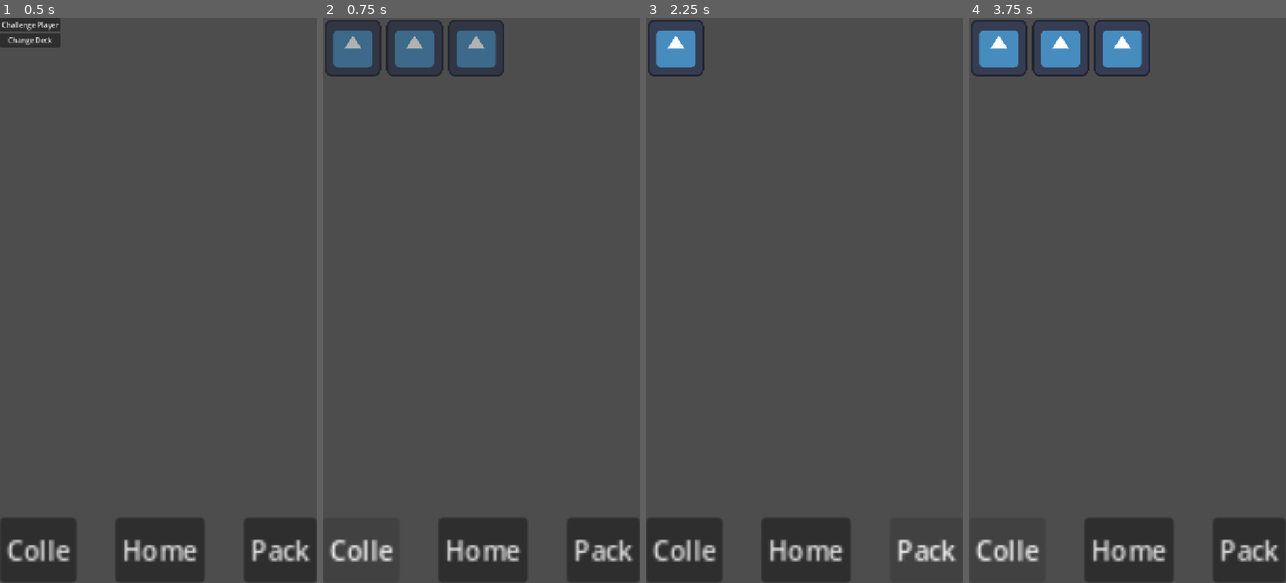
Above: before the commit, frames 1-4 (left to right).
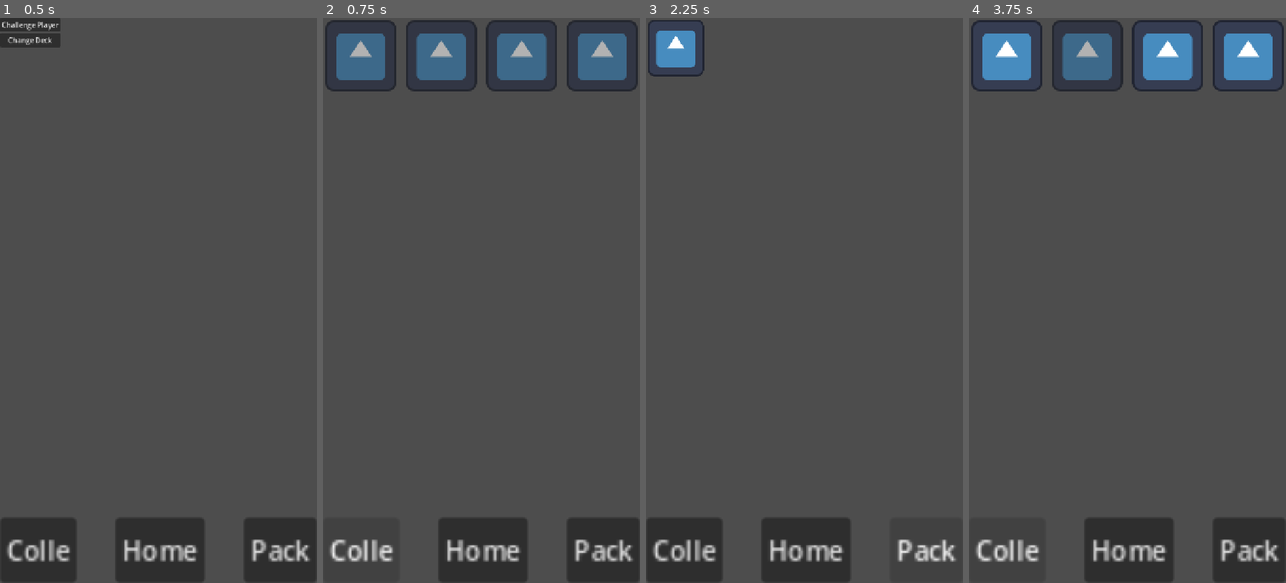
Above: after the commit, the same moments.

Repository: Simon-Kahre/nTCG
Game: Godot game, scene res://scenes/testingEnv.tscn
The game is run twice, just before and just after one commit, with the same random seed, the same clock (stepped at 60 frames per second) and the same inputs.
Inputs (mouse positions are in pixels of both pictures, inside the frame that each line leads up to):
- Up to frame 1 (0.5 s): no input
- Up to frame 2 (0.75 s): click "Colle" at 0.5 s
- Up to frame 3 (2.25 s): click "Home" at 1.25 s; click "Pack" at 2 s
- Up to frame 4 (3.75 s): click (997, 46) at 2.75 s; click "Colle" at 3.5 s

Frame 1 is identical in both runs. In frame 2, 9.3% of the frame differs, in the area x 0-100%, y 0-13%; in frame 3, nothing differs; in frame 4, 7.4%.

Commit message:
Make all cards in collection scene scale correctly

Diff:
--- /dev/null
+++ b/trading-card-game/assets/createdObjects/cards/testcard4.tscn
@@ -0,0 +1,12 @@
+[gd_scene format=3 uid="uid://chcbavh6ckvuy"]
+
+[ext_resource type="Script" uid="uid://8ceibesgs8dl" path="res://scripts/card.gd" id="1_mm81v"]
+[ext_resource type="Texture2D" uid="uid://b3spbgarptllo" path="res://assets/sprites/icon4.svg" id="2_mm81v"]
+
+[node name="Card" type="Node2D" unique_id=214170236]
+script = ExtResource("1_mm81v")
+
+[node name="Sprite2D" type="Sprite2D" parent="." unique_id=813889126]
+position = Vector2(308, 297)
+scale = Vector2(1, 2)
+texture = ExtResource("2_mm81v")
--- /dev/null
+++ b/trading-card-game/assets/sprites/icon4.svg
@@ -0,0 +1,85 @@
+<?xml version="1.0" encoding="UTF-8" standalone="no"?>
+<svg
+   width="128"
+   height="128"
+   version="1.1"
+   id="svg6"
+   sodipodi:docname="icon4.svg"
+   inkscape:version="1.4.3 (0d15f75042, 2025-12-25)"
+   xmlns:inkscape="http://www.inkscape.org/namespaces/inkscape"
+   xmlns:sodipodi="http://sodipodi.sourceforge.net/DTD/sodipodi-0.dtd"
+   xmlns="http://www.w3.org/2000/svg"
+   xmlns:svg="http://www.w3.org/2000/svg">
+  <defs
+     id="defs6" />
+  <sodipodi:namedview
+     id="namedview6"
+     pagecolor="#505050"
+     bordercolor="#eeeeee"
+     borderopacity="1"
+     inkscape:showpageshadow="0"
+     inkscape:pageopacity="0"
+     inkscape:pagecheckerboard="0"
+     inkscape:deskcolor="#505050"
+     inkscape:zoom="6.6328125"
+     inkscape:cx="63.849234"
+     inkscape:cy="64"
+     inkscape:window-width="1920"
+     inkscape:window-height="1123"
+     inkscape:window-x="0"
+     inkscape:window-y="0"
+     inkscape:window-maximized="1"
+     inkscape:current-layer="svg6" />
+  <rect
+     width="124"
+     height="124"
+     x="2"
+     y="2"
+     fill="#363d52"
+     stroke="#212532"
+     stroke-width="4"
+     rx="14"
+     id="rect1"
+     style="fill:#6f6c19;fill-opacity:1;stroke:#323221;stroke-opacity:1" />
+  <g
+     fill="#fff"
+     transform="translate(12.322 12.322)scale(.101)"
+     id="g4">
+    <path
+       d="M105 673v33q407 354 814 0v-33z"
+       id="path1" />
+    <path
+       fill="#478cbf"
+       d="m105 673 152 14q12 1 15 14l4 67 132 10 8-61q2-11 15-15h162q13 4 15 15l8 61 132-10 4-67q3-13 15-14l152-14V427q30-39 56-81-35-59-83-108-43 20-82 47-40-37-88-64 7-51 8-102-59-28-123-42-26 43-46 89-49-7-98 0-20-46-46-89-64 14-123 42 1 51 8 102-48 27-88 64-39-27-82-47-48 49-83 108 26 42 56 81zm0 33v39c0 276 813 276 814 0v-39l-134 12-5 69q-2 10-14 13l-162 11q-12 0-16-11l-10-65H446l-10 65q-4 11-16 11l-162-11q-12-3-14-13l-5-69z"
+       id="path2"
+       style="fill:#bfbf47;fill-opacity:1" />
+    <path
+       d="M483 600c0 34 58 34 58 0v-86c0-34-58-34-58 0z"
+       id="path3" />
+    <circle
+       cx="725"
+       cy="526"
+       r="90"
+       id="circle3" />
+    <circle
+       cx="299"
+       cy="526"
+       r="90"
+       id="circle4" />
+  </g>
+  <g
+     fill="#414042"
+     transform="translate(12.322 12.322)scale(.101)"
+     id="g6">
+    <circle
+       cx="307"
+       cy="532"
+       r="60"
+       id="circle5" />
+    <circle
+       cx="717"
+       cy="532"
+       r="60"
+       id="circle6" />
+  </g>
+</svg>
--- a/trading-card-game/scenes/collection.tscn
+++ b/trading-card-game/scenes/collection.tscn
@@ -8,4 +8,6 @@
 [node name="GridContainer" type="GridContainer" parent="." unique_id=833292671]
 offset_right = 40.0
 offset_bottom = 40.0
+theme_override_constants/h_separation = 9
+theme_override_constants/v_separation = 9
 columns = 4
--- a/trading-card-game/scripts/collection.gd
+++ b/trading-card-game/scripts/collection.gd
@@ -3,6 +3,7 @@
 var allCards: Array[PackedScene]
 var pressColor: StyleBoxFlat = preload("res://assets/styleBox/collectionButton.tres")
 var emptyColor: StyleBoxEmpty = preload("res://assets/styleBox/collectionButtonEmpty.tres")
+@onready var grid: GridContainer = $GridContainer
 
 func _ready() -> void:
 	allCards = get_parent().allCards
@@ -23,6 +24,10 @@
 		self.get_child(0).add_child(button)
 		createdCard.queue_free()
 
+	var gridSizeX = grid.get_combined_minimum_size().x
+	var screenSize = get_viewport_rect()
+	grid.scale = Vector2(screenSize.end[0]/gridSizeX, screenSize.end[0]/gridSizeX)
+
 func override_styleboxes(button: Button):
 	button.add_theme_stylebox_override("pressed", pressColor)
 	button.add_theme_stylebox_override("hover", emptyColor)
--- a/trading-card-game/scripts/testing_env.gd
+++ b/trading-card-game/scripts/testing_env.gd
@@ -18,8 +18,6 @@
 
 func _ready() -> void:
 	var screenSize = get_viewport_rect()
-	print(screenSize.end)
-
 	bottomButtons.scale = Vector2(screenSize.end[0]/bottomButtons.size.x,screenSize.end[0]/bottomButtons.size.x)
 	bottomButtons.position.y = screenSize.end[1]-(40*bottomButtons.scale.y)
 
Not shown, added: trading-card-game/assets/sprites/icon4.svg.import
